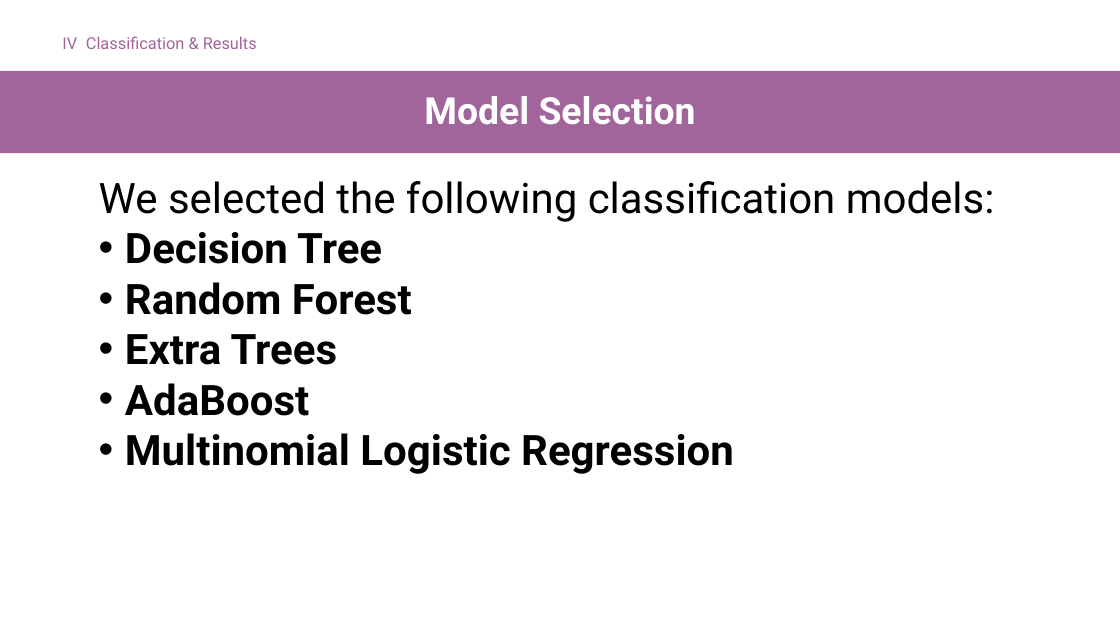
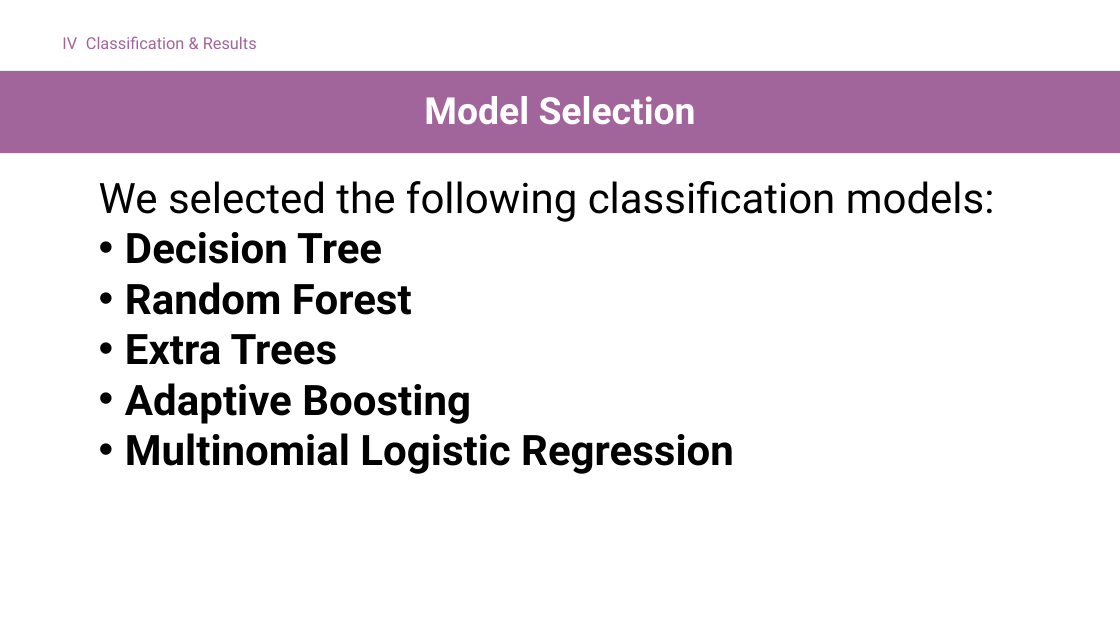
Before and after one commit to Tenshin000/CogniPredictAD, a slide deck: slide 20 of Presentation.pptx (slide 19 before the commit). Drawn at 1120x630 pixels with LibreOffice and Linux fonts; fonts in the diff are those of the drawing. Boxes give left, top, right and bottom in pixels: in the first picture for what was removed or moved away, otherwise in the second. Text is boxed around its words. In the diff, an @@ line names an element or a change of style, - is before the commit and + after.

```diff
--- a/Presentation.pptx
+++ b/Presentation.pptx
@@ text at <box>125,383,471,424</box>: text changed @@
-• AdaBoost
+• Adaptive Boosting
```
Also in this commit, not shown: 6 other slides changed, 2 slides added, 17 other files.
